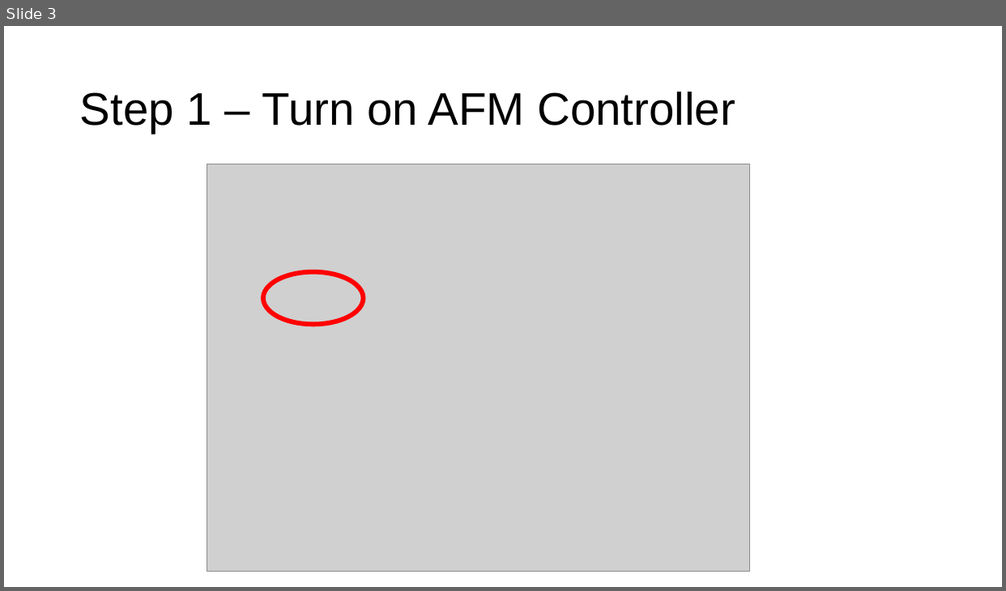
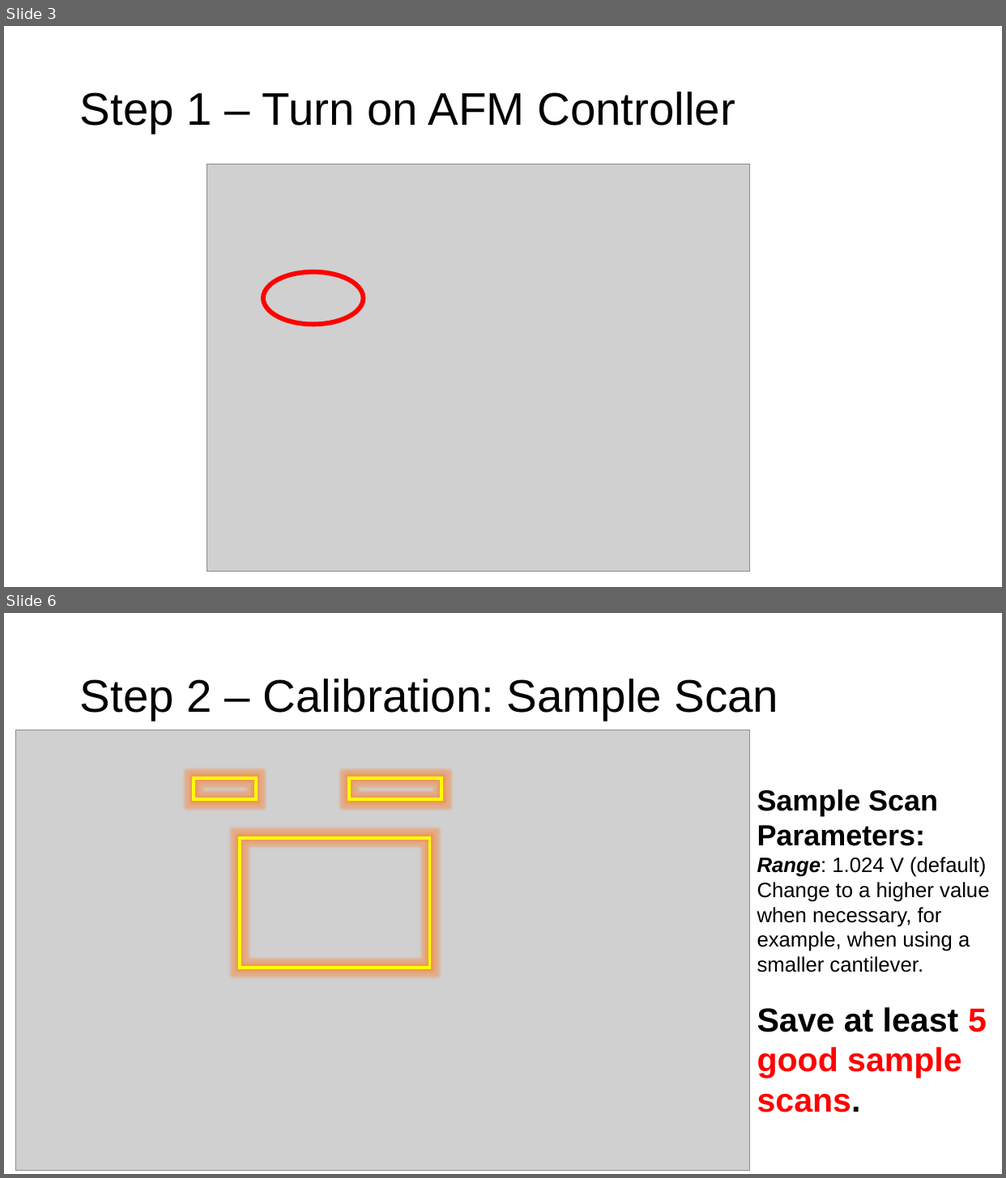
Before and after one commit to weizh888/DataAnalysisBioMechanicsLab, a slide deck: Manual - AFM (home-build).pptx. Shown one above the other, each under a label of ours: slide 3 before the commit, slides 3 and 6 after it; the slides between them are not shown. The pictures are 1006x591 and 1006x1178 pixels, drawn with LibreOffice and Linux fonts; fonts in the diff are those of the drawing; grey boxes stand for pictures. Boxes give left, top, right and bottom in pixels: in the first picture for what was removed or moved away, otherwise in the second. Text is boxed around its words. In the diff, an @@ line names an element or a change of style, - is before the commit and + after.

```diff
--- a/Manual - AFM (home-build).pptx
+++ b/Manual - AFM (home-build).pptx
@@ slide 6 added at [4, 613, 1002, 1174], background #FFFFFF @@
@@ title added at [80, 679, 779, 720], 44 pt, text #000000 @@
+Step 2 – Calibration: Sample Scan
@@ picture added at [16, 730, 750, 1171] @@
@@ rectangle added at [194, 778, 256, 800], outline #FFFF00 3 pt @@
@@ rectangle added at [349, 778, 442, 800], outline #FFFF00 3 pt @@
@@ text added at [757, 790, 989, 1113], 20 pt, text #000000 @@
+Sample Scan Parameters:
+Range: 1.024 V (default)
+Change to a higher value when necessary, for example, when using a smaller cantilever.
+Save at least 5 good sample scans.
@@ rectangle added at [240, 838, 430, 968], outline #FFFF00 3 pt @@
```
Also in this commit, not shown: 4 slides changed, 10 other slides added.
